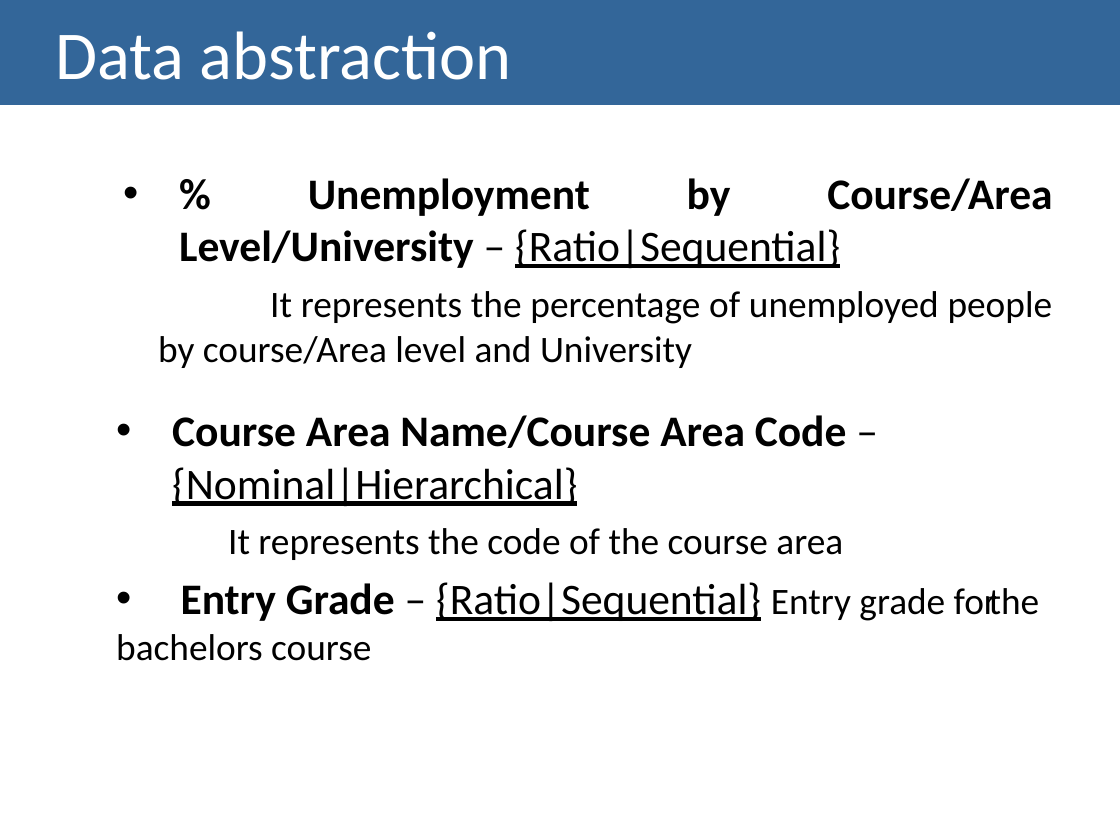
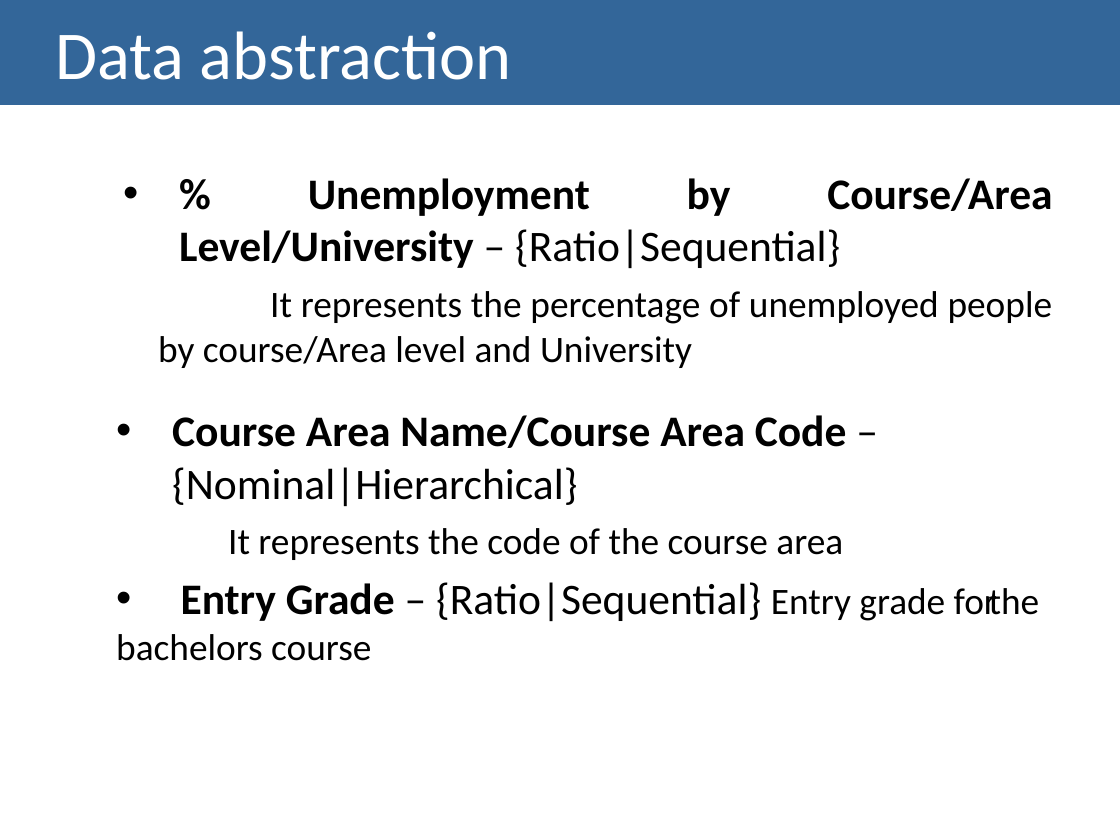
Before and after one commit to Strabox/Higher-Education-Unemployment-Portugal, a slide deck: slide 13 of II-Checkpoint/II-Checkpoint Presentation.pptx. Drawn at 1120x840 pixels with LibreOffice and Linux fonts; fonts in the diff are those of the drawing. Boxes give left, top, right and bottom in pixels: in the first picture for what was removed or moved away, otherwise in the second. Text is boxed around its words. In the diff, an @@ line names an element or a change of style, - is before the commit and + after.

```diff
--- a/II-Checkpoint/II-Checkpoint Presentation.pptx
+++ b/II-Checkpoint/II-Checkpoint Presentation.pptx
@@ text at [116, 178, 1052, 661]: underline off in "{Ratio|Sequential}", "{Nominal|Hierarchical}", "{Ratio|Sequential}" @@
```
Also in this commit, not shown: 2 other slides changed.
